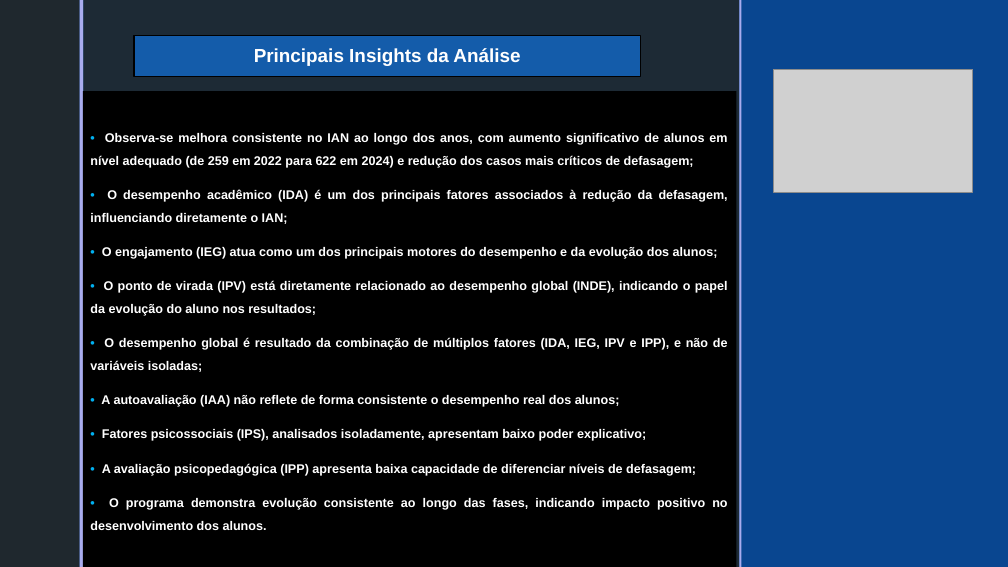
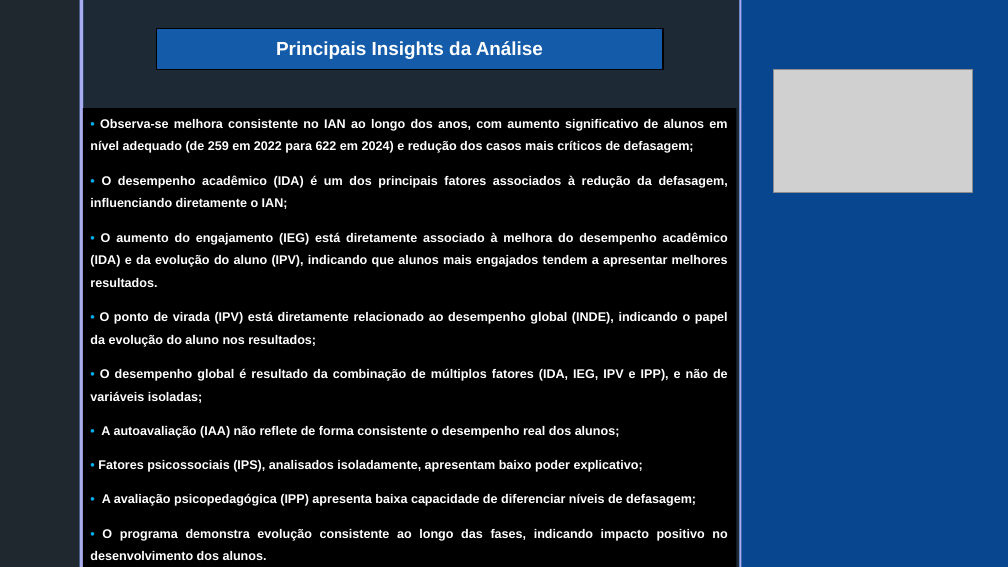
Before and after one commit to RickPardono/Datathon_FIAP, a slide deck: slide 36 of storytelling/Datathon_FIAP.pptx. Drawn at 1008x567 pixels with LibreOffice and Linux fonts; fonts in the diff are those of the drawing; grey boxes stand for pictures; background and template pictures are left out. Boxes give left, top, right and bottom in pixels: in the first picture for what was removed or moved away, otherwise in the second. Text is boxed around its words. In the diff, an @@ line names an element or a change of style, - is before the commit and + after.

```diff
--- a/storytelling/Datathon_FIAP.pptx
+++ b/storytelling/Datathon_FIAP.pptx
@@ title "Principais Insights da Análise": place and size @@
-title "Principais Insights da Análise" at [134,36,640,77]
+title "Principais Insights da Análise" at [157,28,663,70]
@@ subtitle "• Observa-se melhora consistente no ...": place and size @@
-subtitle "• Observa-se melhora consistente no ..." at [83,91,737,567]
+subtitle "• Observa-se melhora consistente no ..." at [83,108,737,567]
@@ subtitle at [90,232,728,287]: text changed @@
-• O engajamento (IEG) atua como um dos principais motores do desempenho e da evolução dos alunos;
+• O aumento do engajamento (IEG) está diretamente associado à melhora do desempenho acadêmico (IDA) e da evolução do aluno (IPV), indicando que alunos mais engajados tendem a apresentar melhores resultados.
```
Also in this commit, not shown: 2 other slides changed.
